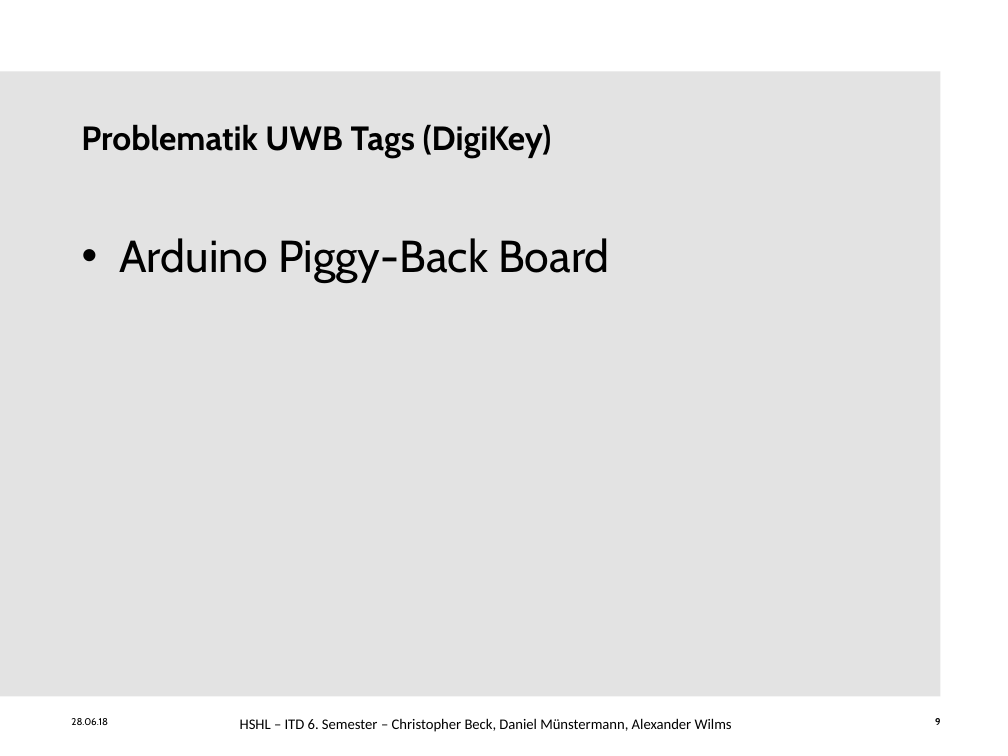
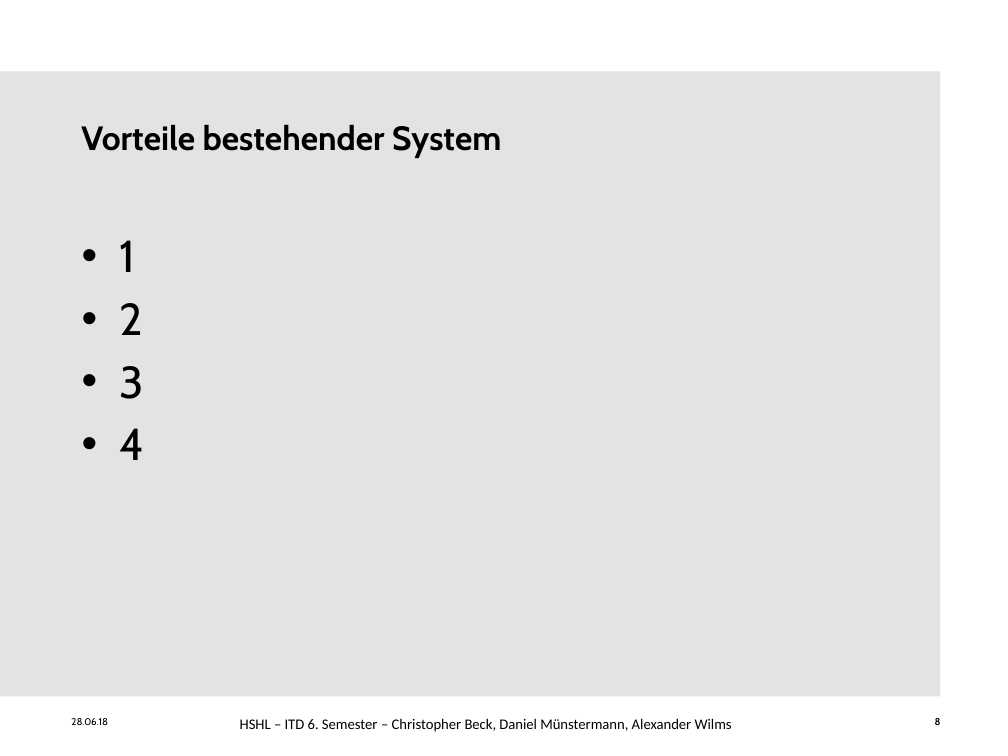
Before and after one commit to ChristineAgethen/Interaktionskonzept_Rollstuhl, a slide deck: slide 8 of Interaktionskonzept.pptx (slide 9 before the commit). Drawn at 1008x756 pixels with LibreOffice and Linux fonts; fonts in the diff are those of the drawing; background and template pictures are left out. Boxes give left, top, right and bottom in pixels: in the first picture for what was removed or moved away, otherwise in the second. Text is boxed around its words. In the diff, an @@ line names an element or a change of style, - is before the commit and + after.

```diff
--- a/Interaktionskonzept.pptx
+++ b/Interaktionskonzept.pptx
@@ text at (x1=81, y1=124, x2=501, y2=158): text changed @@
-Problematik UWB Tags (DigiKey)
+Vorteile bestehender System
@@ text at (x1=119, y1=240, x2=144, y2=460): text changed @@
-• Arduino Piggy-Back Board
+• 1
+• 2
+• 3
+• 4
@@ page number at (x1=935, y1=718, x2=941, y2=725): text changed @@
-9
+8
```
Also in this commit, not shown: 5 other slides changed, 3 slides added.
